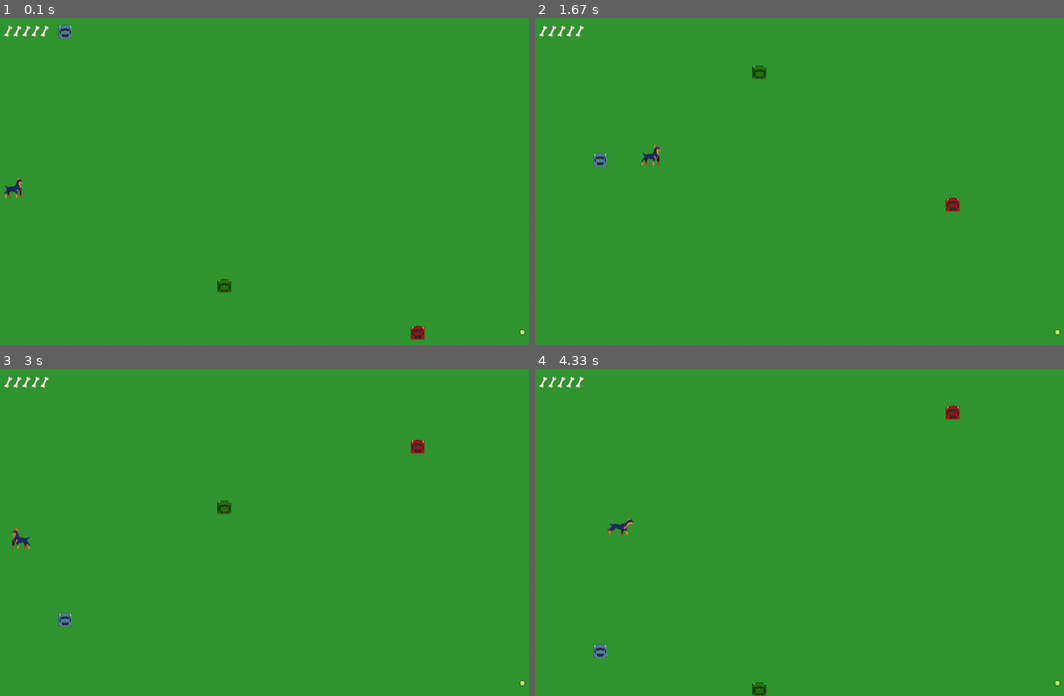
Above: before the commit, frames 1-4 (two rows, left to right).
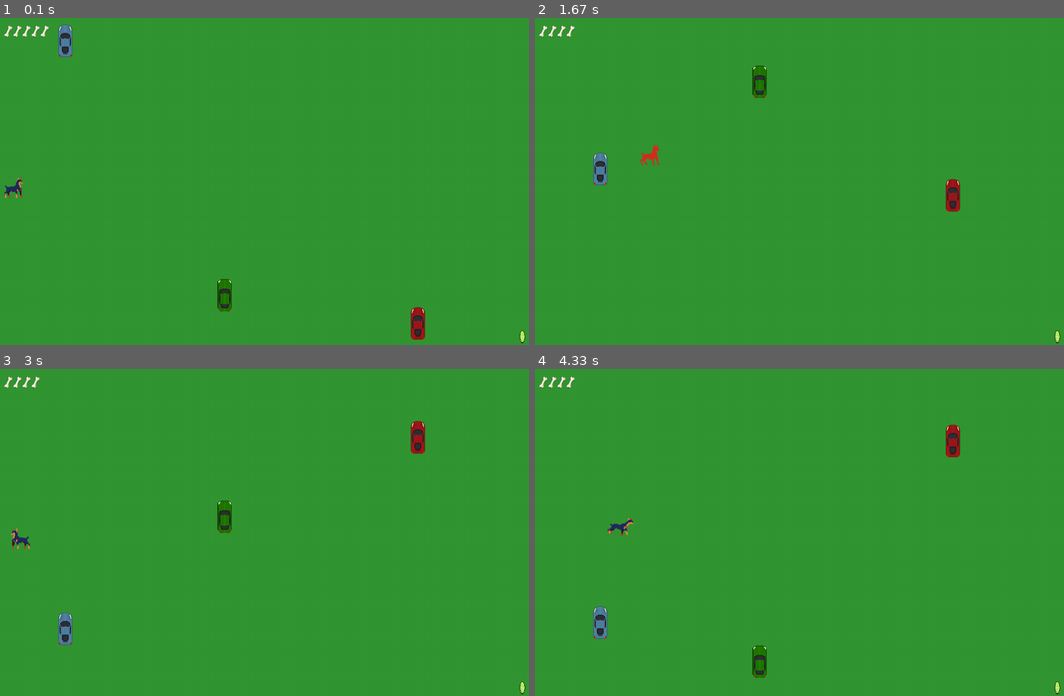
Above: after the commit, the same moments.

Repository: baby-sal/dogtective
Game: pygame game, started from user_interface/game.py
Two runs of this game, one before a commit and one after it. Both use one fixed random seed, a clock stepped at 60 frames per second and the inputs below.
Inputs:
- Up to frame 1 (0.1 s): no input
- Up to frame 2 (1.67 s): hold Right 0.33-0.8 s; hold Up 0.83-1.13 s; hold Right 1.17-1.63 s
- Up to frame 3 (3 s): hold Left 1.67-2.2 s; hold Down 2.23-2.53 s; hold Left 2.57-2.97 s
- Up to frame 4 (4.33 s): hold Up 3-3.37 s; hold Right 3.4-4.03 s; hold Down from 4.07 s (still down)

The runs differ from the first frame. In frame 1, 0.7% of the frame differs, in the area x 11-100%, y 2-100%; in frame 2, 0.8%; in frame 3, 0.7%; in frame 4, 1.2%, in the area x 7-100%, y 2-100%.

Commit message:
changed car dimensions to show bigger

Diff:
--- a/logic/components/environmental.py
+++ b/logic/components/environmental.py
@@ -5,8 +5,8 @@
 
     def __init__(self, name, image, x, y, scale):
         super().__init__()
-        width = 150
-        height = 150
+        width = 155
+        height = 355
         self.image = pygame.transform.scale(image, (int(width * scale), int(height * scale)))
         self.rect = self.image.get_rect()
         self.rect.topleft = (x, y)
